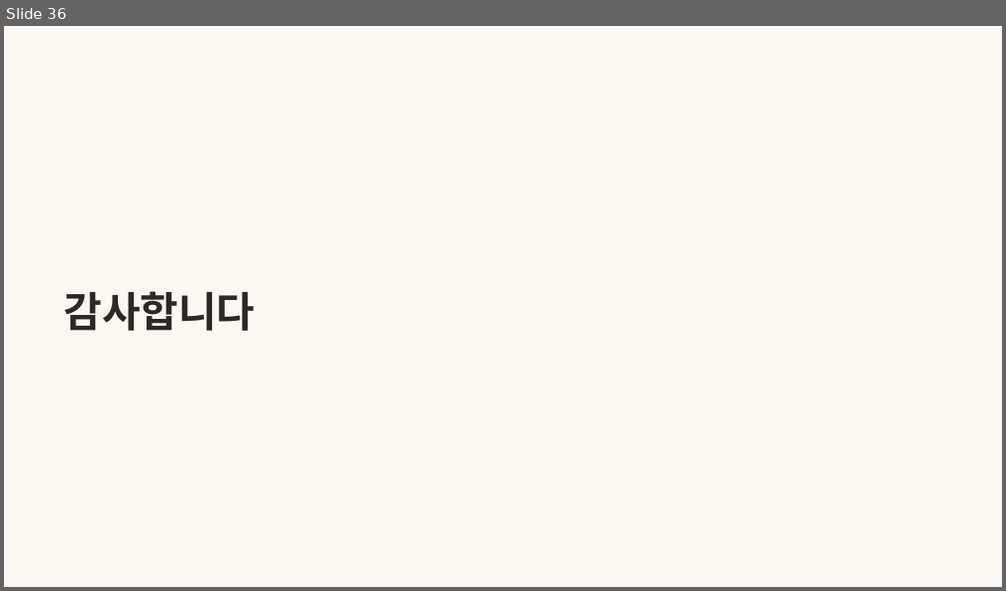
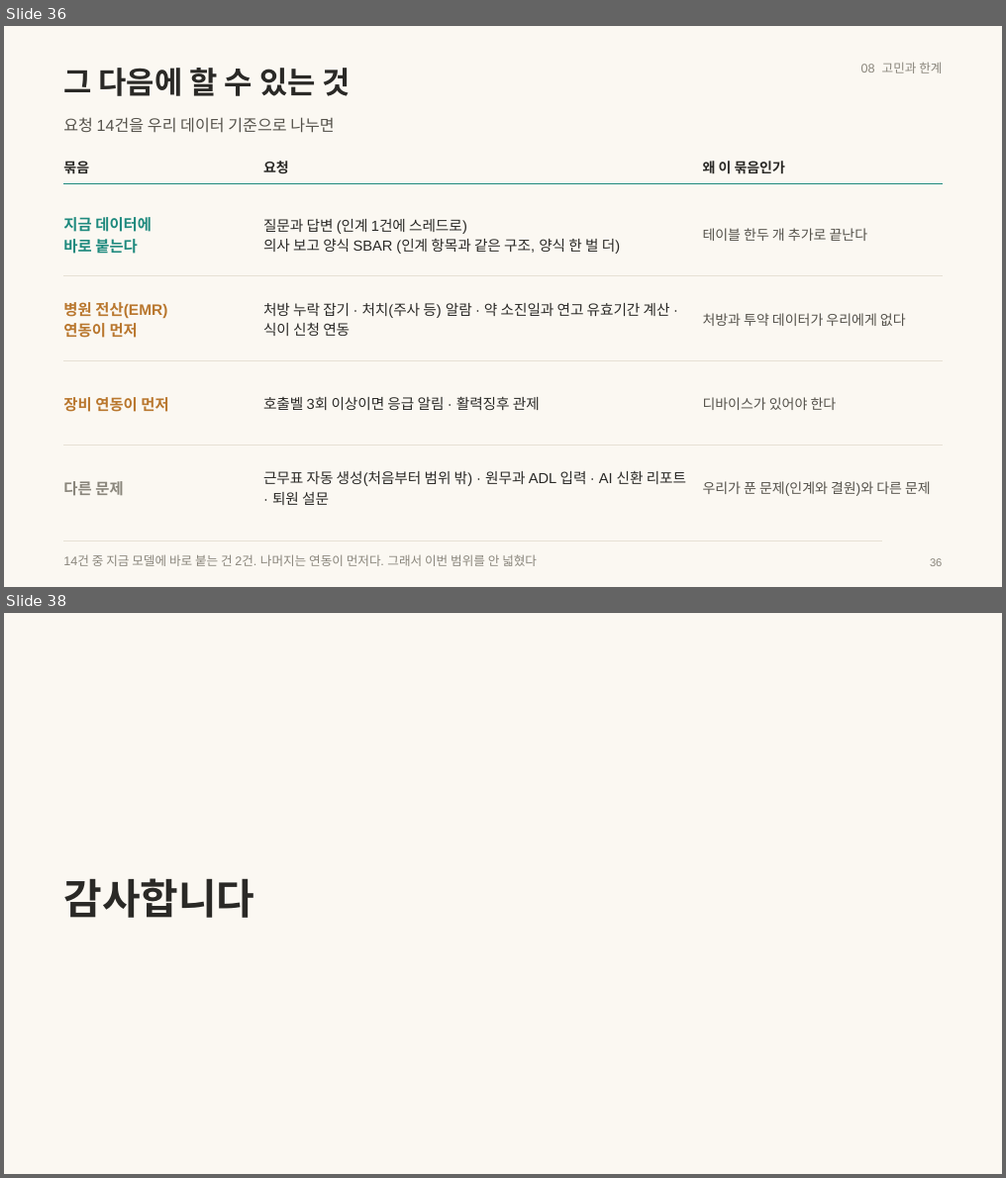
Before and after one commit to wodnjs2020136144/skala-webservice-mini, a slide deck: deliverables/10반_황재원_너와나의인계고리-개요.pptx. Shown one above the other, each under a label of ours: slide 36 before the commit, slides 36 and 38 after it; the slides between them are not shown. The pictures are 1006x591 and 1006x1178 pixels, drawn with LibreOffice and Linux fonts; fonts in the diff are those of the drawing. Boxes give left, top, right and bottom in pixels: in the first picture for what was removed or moved away, otherwise in the second. Text is boxed around its words. In the diff, an @@ line names an element or a change of style, - is before the commit and + after.

```diff
--- a/deliverables/10반_황재원_너와나의인계고리-개요.pptx
+++ b/deliverables/10반_황재원_너와나의인계고리-개요.pptx
@@ slide 36 added at (4, 26, 1002, 587), background #FBF8F2 @@
@@ text added at (63, 68, 350, 96), 22 pt, text #2A2926, bold @@
+그 다음에 할 수 있는 것
@@ text added at (861, 62, 942, 74), 9 pt, text #8A867C @@
+08 고민과 한계
@@ text added at (63, 117, 335, 133), 11.5 pt, text #55524B @@
+요청 14건을 우리 데이터 기준으로 나누면
@@ text added at (63, 161, 89, 174), 10 pt, text #2A2926, bold @@
+묶음
@@ text added at (263, 161, 289, 174), 10 pt, text #2A2926, bold @@
+요청
@@ text added at (703, 161, 785, 174), 10 pt, text #2A2926, bold @@
+왜 이 묶음인가
@@ line added from (63, 183) to (943, 183), #1F8A7E 1 pt @@
@@ text added at (63, 217, 152, 254), 11 pt, text #1F8A7E, bold @@
+지금 데이터에
+바로 붙는다
@@ text added at (263, 219, 620, 254), 10.5 pt, text #2A2926 @@
+질문과 답변 (인계 1건에 스레드로)
+의사 보고 양식 SBAR (인계 항목과 같은 구조, 양식 한 벌 더)
@@ text added at (703, 228, 868, 241), 10 pt, text #55524B @@
+테이블 한두 개 추가로 끝난다
@@ line added from (63, 276) to (943, 276), #E6E0D4 0.5 pt @@
@@ text added at (63, 302, 167, 338), 11 pt, text #B9772E, bold @@
+병원 전산(EMR)
+연동이 먼저
@@ text added at (263, 303, 670, 336), 10.5 pt, text #2A2926 @@
+처방 누락 잡기 · 처치(주사 등) 알람 · 약 소진일과 연고 유효기간 계산 · 식이 신청 연동
@@ text added at (703, 313, 906, 326), 10 pt, text #55524B @@
+처방과 투약 데이터가 우리에게 없다
@@ line added from (63, 361) to (943, 361), #E6E0D4 0.5 pt @@
@@ text added at (63, 397, 168, 412), 11 pt, text #B9772E, bold @@
+장비 연동이 먼저
@@ text added at (263, 396, 540, 410), 10.5 pt, text #2A2926 @@
+호출벨 3회 이상이면 응급 알림 · 활력징후 관제
@@ text added at (703, 397, 837, 410), 10 pt, text #55524B @@
+디바이스가 있어야 한다
@@ line added from (63, 445) to (943, 445), #E6E0D4 0.5 pt @@
@@ text added at (63, 481, 123, 496), 11 pt, text #8A867C, bold @@
+다른 문제
@@ text added at (263, 472, 686, 505), 10.5 pt, text #2A2926 @@
+근무표 자동 생성(처음부터 범위 밖) · 원무과 ADL 입력 · AI 신환 리포트 · 퇴원 설문
@@ text added at (703, 481, 931, 496), 10 pt, text #55524B @@
+우리가 푼 문제(인계와 결원)와 다른 문제
@@ line added from (63, 542) to (882, 542), #E6E0D4 0.5 pt @@
@@ text added at (63, 555, 537, 567), 9 pt, text #8A867C @@
+14건 중 지금 모델에 바로 붙는 건 2건. 나머지는 연동이 먼저다. 그래서 이번 범위를 안 넓혔다
@@ text added at (930, 559, 942, 567), 8 pt, text #8A867C @@
+36
@@ what was slide 36 is now slide 38 @@
```
Also in this commit, not shown: 1 slide changed, 1 other slide added, 13 other files.
